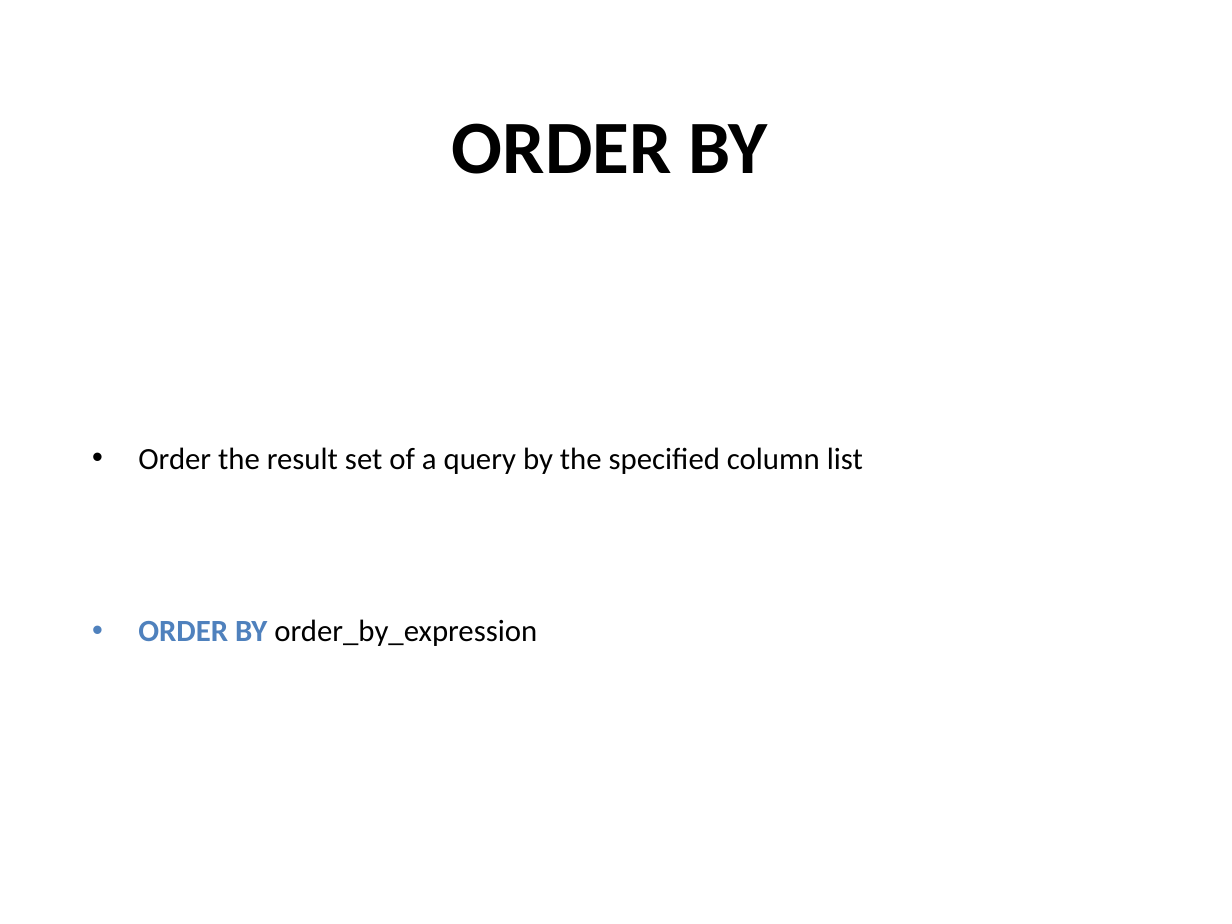
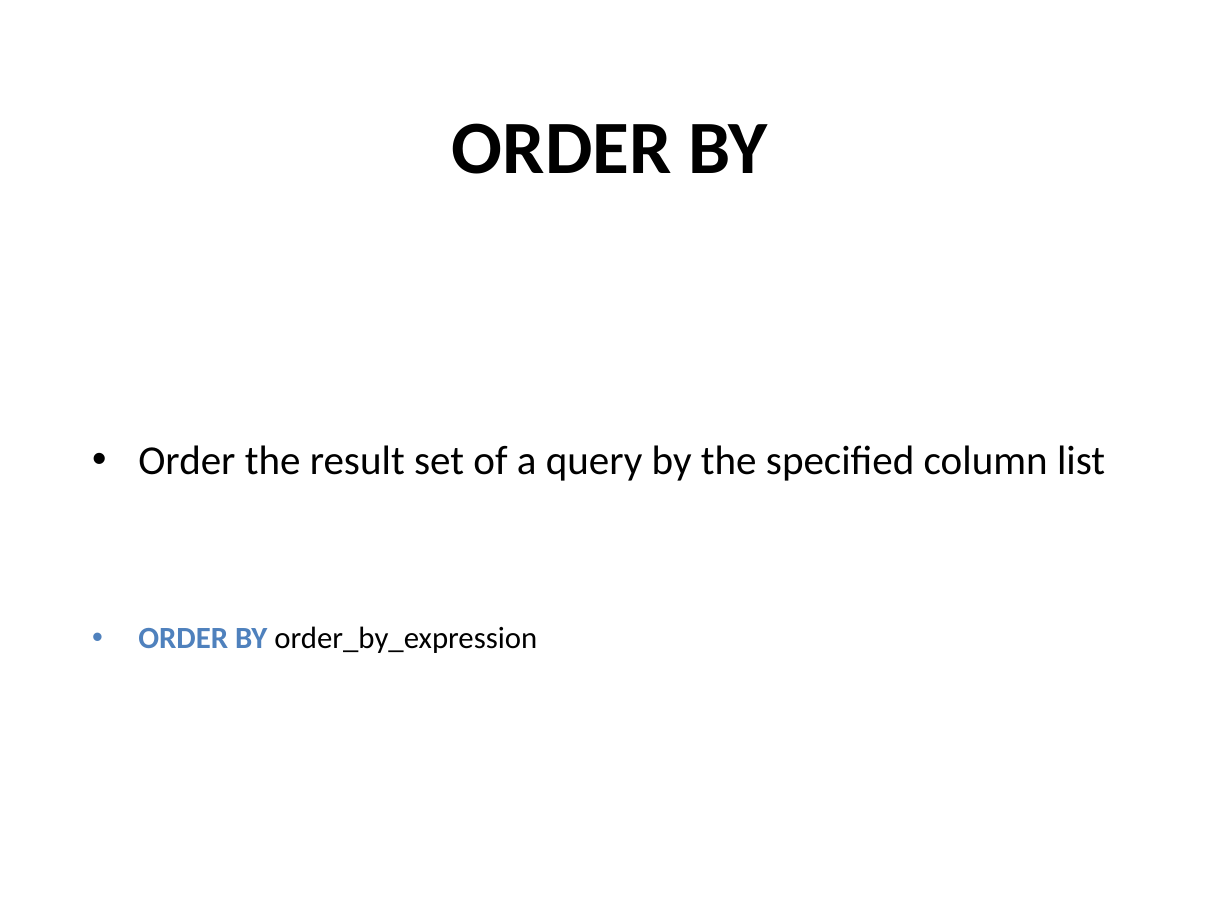
Before and after one commit to Flu10/Zero2Hero2016, a slide deck: slide 40 of presentation/SQL Z2H 2016.pptx. Drawn at 1232x924 pixels with LibreOffice and Linux fonts; fonts in the diff are those of the drawing; background and template pictures are left out. Boxes give left, top, right and bottom in pixels: in the first picture for what was removed or moved away, otherwise in the second. Text is boxed around its words. In the diff, an @@ line names an element or a change of style, - is before the commit and + after.

```diff
--- a/presentation/SQL Z2H 2016.pptx
+++ b/presentation/SQL Z2H 2016.pptx
@@ text at (x1=138, y1=445, x2=1105, y2=481): size 18 to 24 pt in "Order the result set of a query ..."; more space between paragraphs @@
```
Also in this commit, not shown: 3 other slides changed, 1 other file.
